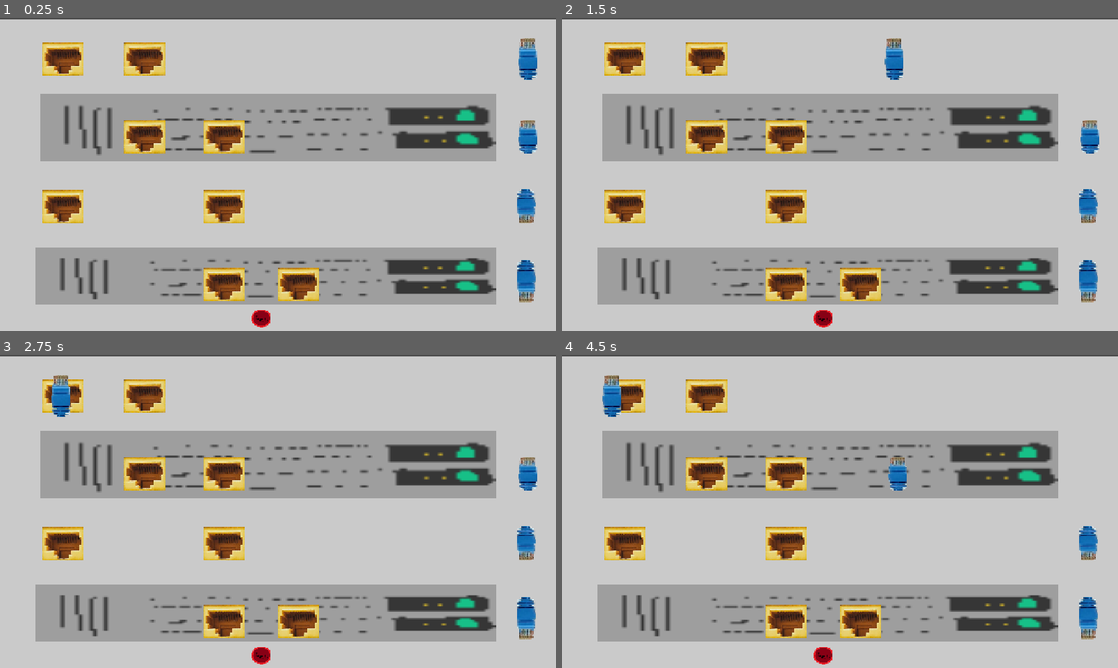
Above: before the commit, frames 1-4 (two rows, left to right).
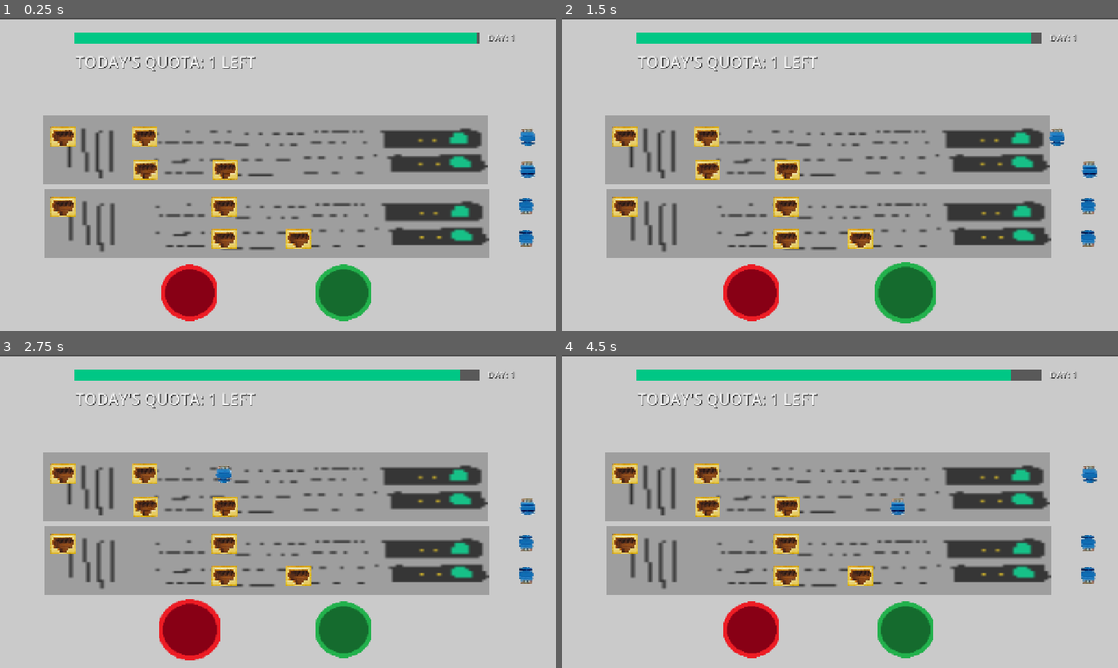
Above: after the commit, the same moments.

Repository: KeaganErasmus/Clod-Godo-Wild-Jam-99
Game: Godot game, scene res://Scenes/Plugging/plugging.tscn
Same seed, same stepped clock (60 frames per second), same inputs: the game is played once before the commit and once after it. This scene is started directly instead of the project's main scene.
Inputs (mouse positions are in pixels of both pictures, inside the frame that each line leads up to):
- Up to frame 1 (0.25 s): no input
- Up to frame 2 (1.5 s): click (823, 318) at 0.52 s; click (906, 293) at 1.27 s
- Up to frame 3 (2.75 s): click (189, 630) at 2.02 s
- Up to frame 4 (4.5 s): tap Enter at 2.75 s; move the mouse to (962, 495) at 2.77 s; hold D (move_right) 2.78-3.53 s; hold Space (magnetize) 2.78-3.53 s; move the mouse to (728, 527) at 3.52 s; hold S (move_down) 3.53-4.28 s; tap 1 (num_1) at 3.6 s; move the mouse to (895, 442) at 4.27 s; hold D (move_right) from 4.28 s (still down); tap 2 (num_2) at 4.35 s

The runs differ from the first frame. In frame 1, 51% of the frame differs, in the area x 6-97%, y 4-99%; in frame 2, 51%; in frame 3, 51%; in frame 4, 51%.

Commit message:
fix() feat(): stuff
added global ui to pluggin scene
also fixed global ui eating up all mouse events

Diff:
--- a/Scenes/Plugging/plugging.gd
+++ b/Scenes/Plugging/plugging.gd
@@ -6,10 +6,10 @@
 var used = []
 
 var starting_positions = [
-	Vector2(1213.0, 94.0),
 	Vector2(1213.0, 273.0),
+	Vector2(1213.0, 349.0),
 	Vector2(1213.0, 434.0),
-	Vector2(1213.0, 606.0),
+	Vector2(1213.0, 508.0),
 ]
 
 var heads: Array[Node]
@@ -32,6 +32,7 @@
 	set_ports()
 	reset_lines()
 	heads = $EthHeads.get_children()
+	Global._start_global_timer()
 
 # Called every frame. 'delta' is the elapsed time since the previous frame.
 func _process(_delta: float) -> void:
@@ -56,6 +57,7 @@
 			reset_lines()
 			next_head_index = 0
 		else:
+			Global._stop_global_timer()
 			await get_tree().create_timer(2).timeout
 			Global._next_scene()
 
@@ -200,5 +202,10 @@
 	line2.hide()
 
 
-func _on_button_pressed() -> void:
+func _on_send_pressed() -> void:
 	set_next_active_head()
+
+func _on_click_pressed() -> void:
+	for head in heads:
+		if head.click_in():
+			amount_clicked += 1
--- a/Scenes/Plugging/plugging.tscn
+++ b/Scenes/Plugging/plugging.tscn
@@ -8,6 +8,8 @@
 [ext_resource type="Texture2D" uid="uid://b2kjaiedryujr" path="res://Scenes/stacking/art/chain link.png" id="5_tjg8o"]
 [ext_resource type="Texture2D" uid="uid://cd684xtdiaf36" path="res://Scenes/Plugging/art/activate-button.png" id="6_jl3qy"]
 [ext_resource type="Script" uid="uid://k3f8yutynpg0" path="res://animated_button.gd" id="7_ame8e"]
+[ext_resource type="Texture2D" uid="uid://wkbv8e3w8nyk" path="res://Scenes/Plugging/art/send-button.png" id="9_arxy8"]
+[ext_resource type="PackedScene" uid="uid://n7w243o1qxms" path="res://global_ui.tscn" id="10_bvevc"]
 
 [node name="Plugging" type="Node2D" unique_id=104426079]
 script = ExtResource("1_3a612")
@@ -31,46 +33,46 @@
 [node name="TopRow" type="Node" parent="PortsTop" unique_id=1742951467]
 
 [node name="EthPort" parent="PortsTop/TopRow" unique_id=405246911 instance=ExtResource("2_l8es7")]
-position = Vector2(145, 94)
-scale = Vector2(0.5, 0.5)
+position = Vector2(145, 273)
+scale = Vector2(0.3, 0.3)
 
 [node name="EthPort4" parent="PortsTop/TopRow" unique_id=1081410013 instance=ExtResource("2_l8es7")]
-position = Vector2(333, 94)
-scale = Vector2(0.5, 0.5)
+position = Vector2(333, 273)
+scale = Vector2(0.3, 0.3)
 
 [node name="EthPort5" parent="PortsTop/TopRow" unique_id=1837374727 instance=ExtResource("2_l8es7")]
-position = Vector2(516, 94)
-scale = Vector2(0.5, 0.5)
+position = Vector2(516, 273)
+scale = Vector2(0.3, 0.3)
 
 [node name="EthPort8" parent="PortsTop/TopRow" unique_id=1296852112 instance=ExtResource("2_l8es7")]
-position = Vector2(687, 94)
-scale = Vector2(0.5, 0.5)
+position = Vector2(687, 273)
+scale = Vector2(0.3, 0.3)
 
 [node name="EthPort9" parent="PortsTop/TopRow" unique_id=1556185511 instance=ExtResource("2_l8es7")]
-position = Vector2(860, 94)
-scale = Vector2(0.5, 0.5)
+position = Vector2(860, 273)
+scale = Vector2(0.3, 0.3)
 
 [node name="BotRow" type="Node" parent="PortsTop" unique_id=1530368701]
 
 [node name="EthPort2" parent="PortsTop/BotRow" unique_id=2070759206 instance=ExtResource("2_l8es7")]
-position = Vector2(143, 266)
-scale = Vector2(0.5, 0.5)
+position = Vector2(145, 342)
+scale = Vector2(0.3, 0.3)
 
 [node name="EthPort3" parent="PortsTop/BotRow" unique_id=1712618398 instance=ExtResource("2_l8es7")]
-position = Vector2(333, 273)
-scale = Vector2(0.5, 0.5)
+position = Vector2(335, 349)
+scale = Vector2(0.3, 0.3)
 
 [node name="EthPort6" parent="PortsTop/BotRow" unique_id=1114567686 instance=ExtResource("2_l8es7")]
-position = Vector2(516, 273)
-scale = Vector2(0.5, 0.5)
+position = Vector2(518, 349)
+scale = Vector2(0.3, 0.3)
 
 [node name="EthPort7" parent="PortsTop/BotRow" unique_id=295079043 instance=ExtResource("2_l8es7")]
-position = Vector2(687, 273)
-scale = Vector2(0.5, 0.5)
+position = Vector2(689, 349)
+scale = Vector2(0.3, 0.3)
 
 [node name="EthPort10" parent="PortsTop/BotRow" unique_id=624069780 instance=ExtResource("2_l8es7")]
-position = Vector2(860, 273)
-scale = Vector2(0.5, 0.5)
+position = Vector2(862, 349)
+scale = Vector2(0.3, 0.3)
 
 [node name="PortsBot" type="Node" parent="." unique_id=1487277963]
 
@@ -78,85 +80,108 @@
 
 [node name="EthPort11" parent="PortsBot/TopRow" unique_id=835499602 instance=ExtResource("2_l8es7")]
 position = Vector2(145, 434)
-scale = Vector2(0.5, 0.5)
+scale = Vector2(0.3, 0.3)
 
 [node name="EthPort14" parent="PortsBot/TopRow" unique_id=1830211639 instance=ExtResource("2_l8es7")]
 position = Vector2(333, 434)
-scale = Vector2(0.5, 0.5)
+scale = Vector2(0.3, 0.3)
 
 [node name="EthPort15" parent="PortsBot/TopRow" unique_id=1122617066 instance=ExtResource("2_l8es7")]
 position = Vector2(516, 434)
-scale = Vector2(0.5, 0.5)
+scale = Vector2(0.3, 0.3)
 
 [node name="EthPort18" parent="PortsBot/TopRow" unique_id=1570331025 instance=ExtResource("2_l8es7")]
 position = Vector2(687, 434)
-scale = Vector2(0.5, 0.5)
+scale = Vector2(0.3, 0.3)
 
 [node name="EthPort19" parent="PortsBot/TopRow" unique_id=732269150 instance=ExtResource("2_l8es7")]
 position = Vector2(860, 434)
-scale = Vector2(0.5, 0.5)
+scale = Vector2(0.3, 0.3)
 
 [node name="BotRow" type="Node" parent="PortsBot" unique_id=30300151]
 
 [node name="EthPort12" parent="PortsBot/BotRow" unique_id=1431921525 instance=ExtResource("2_l8es7")]
-position = Vector2(143, 606)
-scale = Vector2(0.5, 0.5)
+position = Vector2(143, 501)
+scale = Vector2(0.3, 0.3)
 
 [node name="EthPort13" parent="PortsBot/BotRow" unique_id=1152381922 instance=ExtResource("2_l8es7")]
-position = Vector2(333, 613)
-scale = Vector2(0.5, 0.5)
+position = Vector2(333, 508)
+scale = Vector2(0.3, 0.3)
 
 [node name="EthPort16" parent="PortsBot/BotRow" unique_id=783524287 instance=ExtResource("2_l8es7")]
-position = Vector2(516, 613)
-scale = Vector2(0.5, 0.5)
+position = Vector2(516, 508)
+scale = Vector2(0.3, 0.3)
 
 [node name="EthPort17" parent="PortsBot/BotRow" unique_id=253546604 instance=ExtResource("2_l8es7")]
-position = Vector2(687, 613)
-scale = Vector2(0.5, 0.5)
+position = Vector2(687, 508)
+scale = Vector2(0.3, 0.3)
 
 [node name="EthPort20" parent="PortsBot/BotRow" unique_id=1015154787 instance=ExtResource("2_l8es7")]
-position = Vector2(860, 613)
-scale = Vector2(0.5, 0.5)
+position = Vector2(860, 508)
+scale = Vector2(0.3, 0.3)
 
 [node name="EthHeads" type="Node" parent="." unique_id=1488088583]
 
 [node name="EthHead" parent="EthHeads" unique_id=1270304755 instance=ExtResource("4_fqgmi")]
-position = Vector2(1213, 94)
-scale = Vector2(1, 0.5)
+position = Vector2(1213, 273)
+scale = Vector2(0.8, 0.2)
 
 [node name="EthHead2" parent="EthHeads" unique_id=393957347 instance=ExtResource("4_fqgmi")]
-position = Vector2(1213, 273)
-scale = Vector2(1, 0.39999998)
+position = Vector2(1213, 349)
+scale = Vector2(0.8, 0.2)
 
 [node name="EthHead3" parent="EthHeads" unique_id=1910162808 instance=ExtResource("4_fqgmi")]
-position = Vector2(1213, 434.00003)
+position = Vector2(1213, 433.99997)
 rotation = 3.1415927
-scale = Vector2(1, 0.39999998)
+scale = Vector2(0.8, 0.2)
 
 [node name="EthHead4" parent="EthHeads" unique_id=1095906674 instance=ExtResource("4_fqgmi")]
-position = Vector2(1213, 606)
+position = Vector2(1213.0001, 508.00006)
 rotation = 3.1415927
-scale = Vector2(1, 0.5)
+scale = Vector2(0.8, 0.2)
 
 [node name="Sprite2D" type="Sprite2D" parent="." unique_id=1356016972]
-position = Vector2(616.75, 251.00002)
-scale = Vector2(8.199219, 4.875001)
+position = Vector2(612, 304)
+scale = Vector2(8, 5)
 texture = ExtResource("3_kse2n")
 
 [node name="Sprite2D2" type="Sprite2D" parent="." unique_id=990764918]
-position = Vector2(611.75, 593.5)
-scale = Vector2(8.277344, 4.0937505)
+position = Vector2(614.99994, 472)
+scale = Vector2(8, 5)
 texture = ExtResource("3_kse2n")
 
-[node name="Button" type="Button" parent="." unique_id=1241963359]
-offset_left = 577.0
-offset_top = 668.0
-offset_right = 649.0
-offset_bottom = 740.0
-scale = Vector2(0.68, 0.64)
+[node name="Control" type="Control" parent="." unique_id=375629902]
+layout_mode = 3
+anchors_preset = 0
+offset_right = 40.0
+offset_bottom = 40.0
+
+[node name="Send" type="Button" parent="Control" unique_id=1787450681]
+layout_mode = 0
+offset_left = 718.0
+offset_top = 560.0
+offset_right = 790.0
+offset_bottom = 632.0
+scale = Vector2(2, 2)
+focus_mode = 0
+icon = ExtResource("9_arxy8")
+flat = true
+script = ExtResource("7_ame8e")
+
+[node name="Click" type="Button" parent="Control" unique_id=2140446343]
+layout_mode = 0
+offset_left = 364.0
+offset_top = 560.0
+offset_right = 436.0
+offset_bottom = 632.0
+scale = Vector2(2, 2)
 focus_mode = 0
 icon = ExtResource("6_jl3qy")
 flat = true
 script = ExtResource("7_ame8e")
 
-[connection signal="pressed" from="Button" to="." method="_on_button_pressed"]
+[node name="GlobalUI" parent="Control" unique_id=880697242 instance=ExtResource("10_bvevc")]
+layer = 0
+
+[connection signal="pressed" from="Control/Send" to="." method="_on_send_pressed"]
+[connection signal="pressed" from="Control/Click" to="." method="_on_click_pressed"]
--- a/global_ui.tscn
+++ b/global_ui.tscn
@@ -9,6 +9,7 @@
 bg_color = Color(0, 0.78039217, 0.52156866, 1)
 
 [node name="GlobalUI" type="CanvasLayer" unique_id=880697242]
+layer = 2
 script = ExtResource("1_b2grt")
 
 [node name="Control" type="Control" parent="." unique_id=903053229]
@@ -18,6 +19,7 @@
 anchor_bottom = 1.0
 grow_horizontal = 2
 grow_vertical = 2
+mouse_filter = 2
 
 [node name="TimeLeft" type="ProgressBar" parent="Control" unique_id=1277560138]
 layout_mode = 0
Binary file changed: Scenes/Plugging/art/activate-button.png
Binary file added: Scenes/Plugging/art/send-button.png
Not shown, added: Scenes/Plugging/art/send-button.png.import
